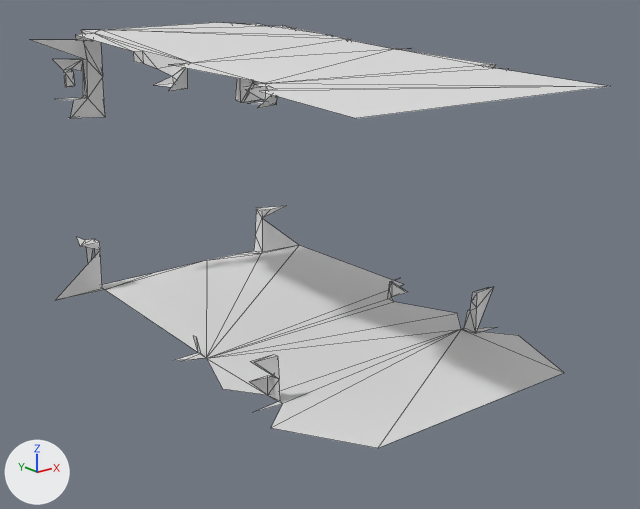
Two versions of the OBJ model src/main/resources/assets/kn8/meshes/trichonephila/body.obj, one commit apart.
One viewpoint serves both versions: a camera (50 mm lens) standing at (-1.65, -1.74, 1.62) and looking at (0.02, 0.35, 0.79). The axes (+X, +Y, +Z) are drawn at lower left. The lights are the same throughout. The older version comes first. Mesh edges are drawn as thin lines. Where no turn or scale is listed for an object, it has been applied to the vertices. Vertices at exactly the same position are counted once.

In view in the first picture: 'body'.
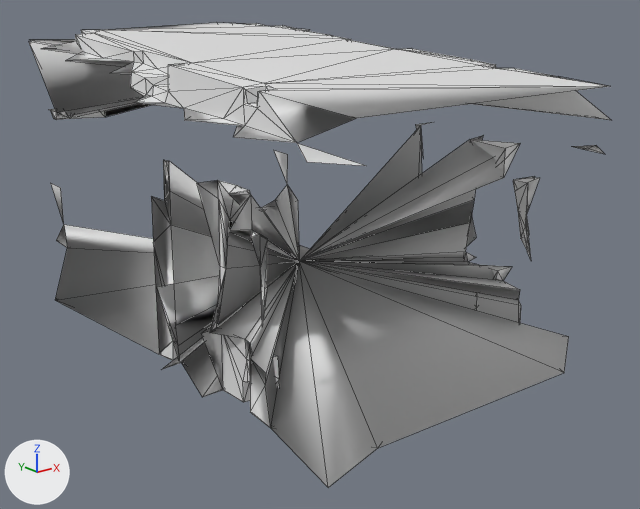
The edits, one by one:
me_body is used by ob_body; location (0.0, 0.0, 0.0).
me_body had 205 vertices, 248 faces and spanned x -0.55..0.54, y -0.35..1.24, z 0.53..1.45.
me_body now has 417 vertices, 801 faces and spans x -0.55..0.6, y -0.39..1.24, z 0.53..1.45.
me_body part 1: a new loose piece of 14 vertices spanning x 0.47..0.53, y -0.08..-0.02, z 0.77..1.04.
Part 2, on me_body:
3 faces are deleted.
192 vertices are added at x -0.55..0.6, y -0.39..1.24, z 0.53..1.42.
6 new vertices lie (0.0, 0.0, 0.04) away from vertices in x -0.49..0.49, y -0.07..0.58, z 0.64..1.32.
532 new faces join them.

Changed parts and their boxes [x1, y1, x2, y2] in the pictures (640 x 509 px):
'body', reshaped (9% taller): before [31, 22, 610, 448]; after [29, 22, 611, 487]
part 1 of me_body, added: after [513, 177, 540, 260]
part 2 of me_body, built on: before [404, 50, 495, 67]; after [29, 23, 611, 487]
